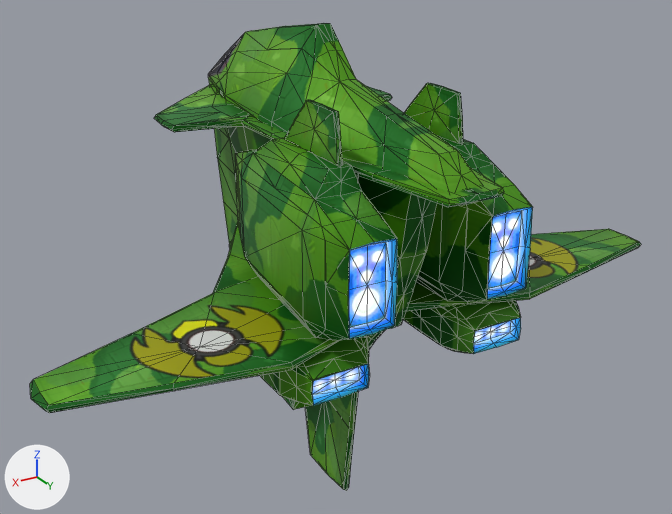
The Blender file Admonisher/admonisher_empire.blend, before and after one commit.
Both versions are drawn from a 50 mm camera at (28.2, 49.6, 21.5) aimed at (0.3, 3.1, -1.8). Lighting does not change. The marker at lower left points along +X, +Y and +Z. Mesh edges are drawn as thin lines.

The first picture shows 'body'.
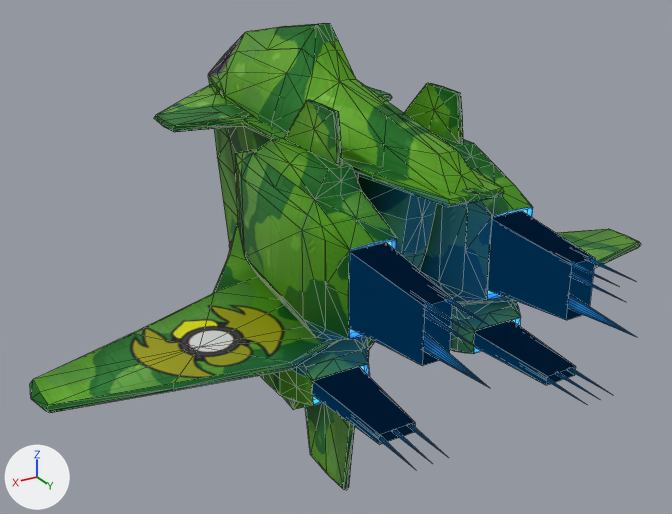
Commit message: Updated admonishers.

Diff of the bpy script that builds the scene:
```diff
--- a/Admonisher/admonisher_empire.blend.py
+++ b/Admonisher/admonisher_empire.blend.py
@@ img_glo_bake @@
+img_glo_bake = load_image('GLO_bake', 'textures/GLO_bake.png', 512, 512, 'sRGB')
@@ mat_base_glow @@
+mat_base_glow = bpy.data.materials.new('base_glow')
+# uses the picture img_admonisher_empire_png
+# uses the picture img_glo_bake
@@ mat_engine_glow_nexus @@
+mat_engine_glow_nexus = principled_material('engine_glow_nexus')
+mat_engine_glow_nexus.base_color = (0.0, 0.328, 1.0)  # blue #009bff
+mat_engine_glow_nexus.roughness = 0.75
@@ me_base_001 @@
+me_base_001.from_pydata(...)  # 24 vertices, 24 faces; spans x 3.4..6.97, y -5.31..3.43, z -19.2..-11.61
@@ me_cylinder_002 @@
+me_cylinder_002.from_pydata(...)  # 27 vertices, 24 faces; spans x 3.62..5.36, y 1.2..2.75, z -6.07..2.93
+me_cylinder_002.polygons.foreach_set('use_smooth', [True] * 24)
+me_cylinder_002.materials.append(mat_engine_glow_nexus)  # its picture is missing
@@ me_cylinder_001 @@
+me_cylinder_001.from_pydata([(4.65, -4.86, 4.54), (4.82, -5.04, 4.54), (4.82, -5.28, 4.54), (4.65, -5.45, 4.54), (4.52, -5.16, -4.46), (4.4, -5.45, 4.54), (4.23, -5.28, 4.54), (4.23, -5.04, 4.54), (4.4, -4.86, 4.54)], [], [(0, 1, 4), (1, 2, 4), (2, 3, 4), (5, 6, 4), (4, 8, 0), (6, 7, 4), (7, 8, 4), (3, 5, 4)])
+me_cylinder_001.polygons.foreach_set('use_smooth', [True] * 8)
+me_cylinder_001.materials.append(mat_engine_glow_nexus)  # its picture is missing
@@ me_cylinder @@
+me_cylinder.from_pydata(...)  # 17 vertices, 16 faces; spans x 3.72..5.32, y -0.8..0.8, z -7.0..3.0
+me_cylinder.polygons.foreach_set('use_smooth', [True] * 16)
+me_cylinder.materials.append(mat_engine_glow_nexus)  # its picture is missing
@@ ob_body @@
 ob_body.rotation_euler = (1.571, 0.0, 0.0)  # degrees (90, 0, 0)
-ob_body.material_slots[0].link = 'OBJECT'; ob_body.material_slots[0].material = mat_base
+ob_body.material_slots[0].link = 'OBJECT'; ob_body.material_slots[0].material = mat_base_glow
 _m = ob_body.modifiers.new('Mirror', 'MIRROR')
@@ ob_engine_glow @@
+ob_engine_glow = bpy.data.objects.new('engine_glow', me_base_001)
+ob_engine_glow.location = (0.0, 0.0, 0.0)
+ob_engine_glow.rotation_euler = (1.571, 0.0, 0.0)  # degrees (90, 0, 0)
+ob_engine_glow.material_slots[0].link = 'OBJECT'; ob_engine_glow.material_slots[0].material = mat_engine_glow_nexus  # its picture is missing
+_m = ob_engine_glow.modifiers.new('Mirror', 'MIRROR')
@@ ob_engine_beam_003 @@
+ob_engine_beam_003 = bpy.data.objects.new('engine_beam.003', me_cylinder_002)
+ob_engine_beam_003.location = (0.0, 16.08, 0.3)
+ob_engine_beam_003.rotation_euler = (1.571, 0.0, 0.0)  # degrees (90, 0, 0)
+_m = ob_engine_beam_003.modifiers.new('Mirror', 'MIRROR')
@@ ob_engine_beam_002 @@
+ob_engine_beam_002 = bpy.data.objects.new('engine_beam.002', me_cylinder_001)
+ob_engine_beam_002.location = (0.0, 16.08, 0.3)
+ob_engine_beam_002.rotation_euler = (1.571, 0.0, 0.0)  # degrees (90, 0, 0)
+_m = ob_engine_beam_002.modifiers.new('Array', 'ARRAY')
+_m.count = 3
+_m.use_constant_offset = True
+_m.constant_offset_displace = (0.95, 0.0, 0.0)
+_m.use_relative_offset = False
+_m = ob_engine_beam_002.modifiers.new('Mirror', 'MIRROR')
@@ ob_engine_beam_001 @@
+ob_engine_beam_001 = bpy.data.objects.new('engine_beam.001', me_cylinder)
+ob_engine_beam_001.location = (0.0, 16.08, 0.3)
+ob_engine_beam_001.rotation_euler = (1.571, 0.0, 0.0)  # degrees (90, 0, 0)
+_m = ob_engine_beam_001.modifiers.new('Mirror', 'MIRROR')
```

Pixel boxes (x1, y1, x2, y2) of what changed, in the pictures (672 x 514 px):
'body', recoloured
    both: (200, 133, 607, 464)
'engine_glow', added (blue)
    after: (312, 211, 595, 444)
'engine_beam.001', added (blue)
    after: (423, 294, 636, 387)
'engine_beam.003', added (blue)
    after: (424, 257, 635, 348)
'engine_beam.002', added (blue)
    after: (379, 368, 611, 466)
